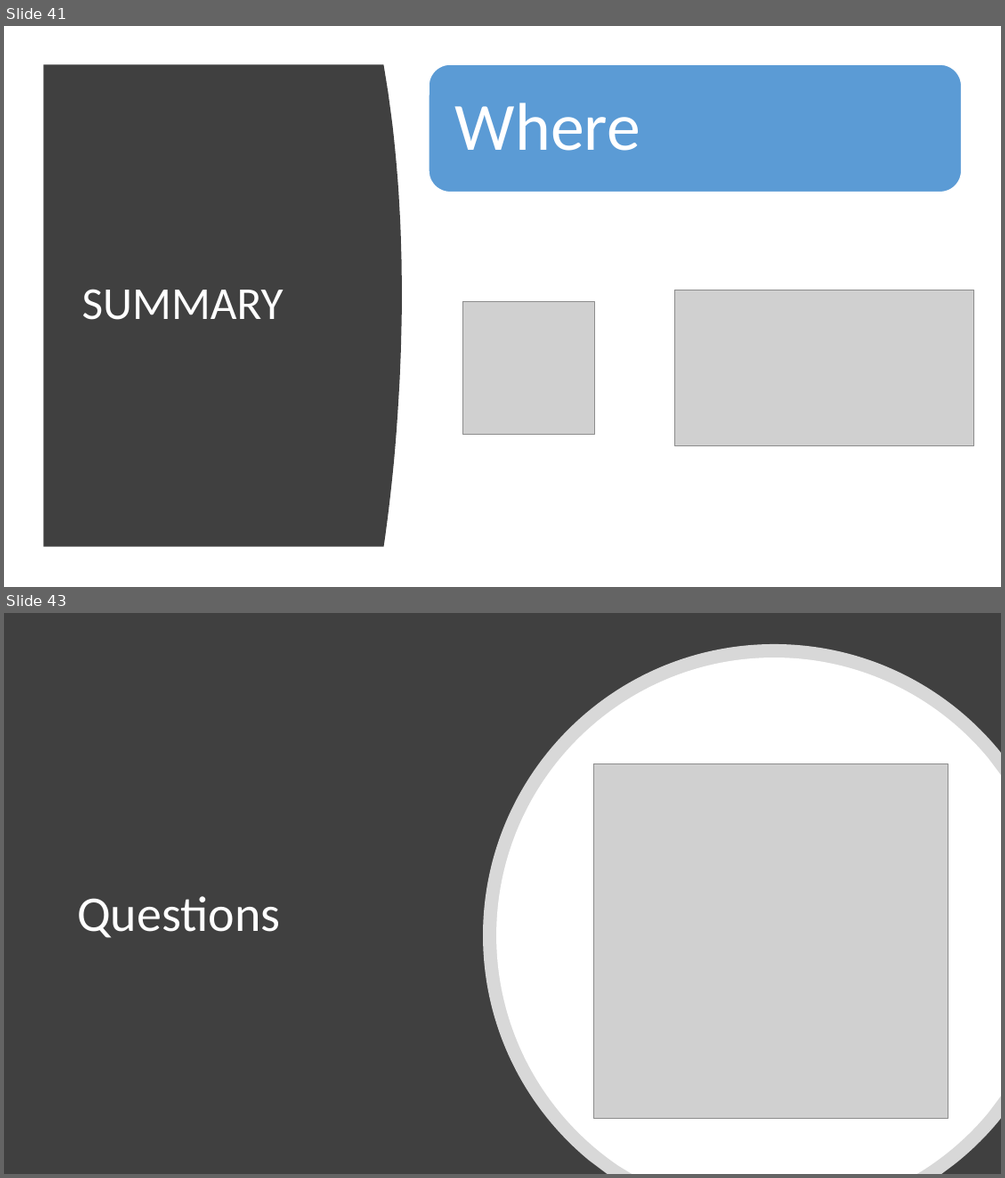
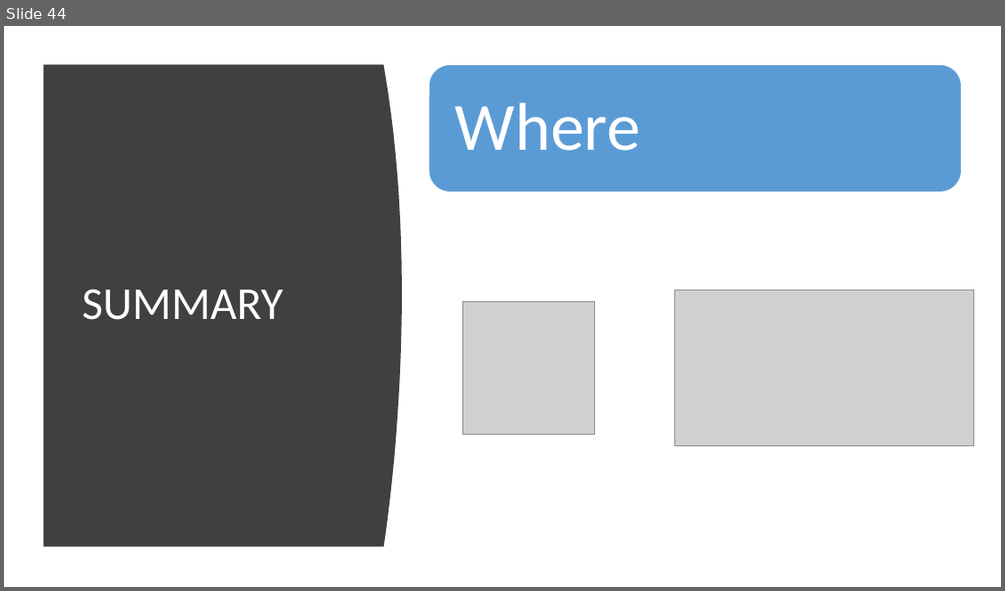
Before and after one commit to JoelGallagher/TimeTravelWithSqlServer, a slide deck: TimeTravelWithSQLServer.pptx. Shown one above the other, each under a label of ours: slides 41 and 43 before the commit, slide 44 after it; the slides between them are not shown. The pictures are 1005x1178 and 1005x591 pixels, drawn with LibreOffice and Linux fonts; fonts in the diff are those of the drawing; grey boxes stand for pictures. Boxes give left, top, right and bottom in pixels: in the first picture for what was removed or moved away, otherwise in the second. Text is boxed around its words. In the diff, an @@ line names an element or a change of style, - is before the commit and + after.

```diff
--- a/TimeTravelWithSQLServer.pptx
+++ b/TimeTravelWithSQLServer.pptx
@@ slide 43 removed at <box>4,613,1001,1174</box>, background #FFFFFF @@
@@ rectangle removed at <box>4,613,1001,1174</box> @@
@@ freeform shape removed at <box>484,644,1001,1174</box> @@
@@ freeform shape removed at <box>496,657,1001,1174</box> @@
@@ picture removed at <box>594,764,948,1119</box> @@
@@ title removed at <box>77,896,280,938</box> @@
-Questions
@@ what was slide 41 is now slide 44 @@
```
Also in this commit, not shown: 16 slides changed, 4 slides added, 1 other slide removed.
